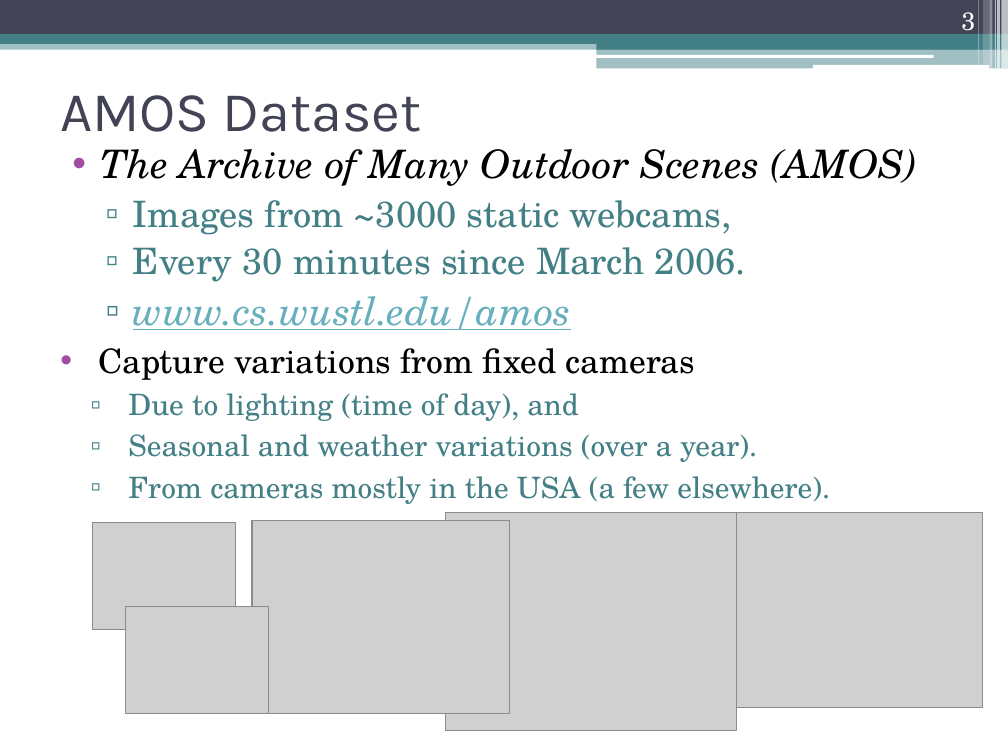
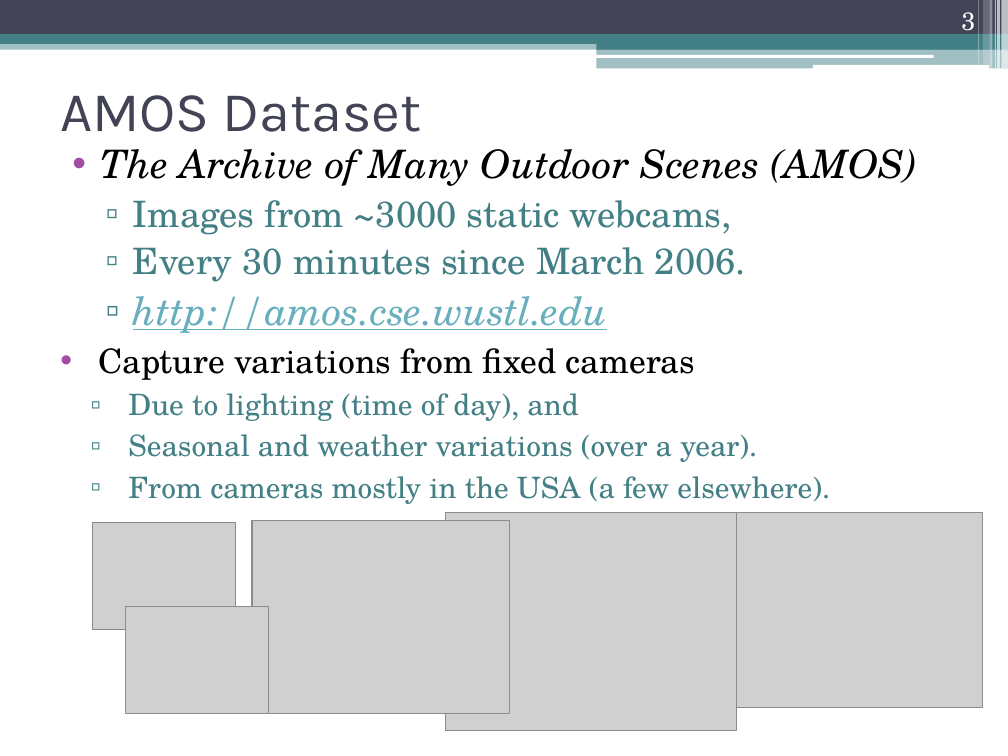
Before and after one commit to dyross/davidrossmastersproject, a slide deck: slide 3 of mastersProject/presentation/visualizationToolsForWebcams.pptx. Drawn at 1008x756 pixels with LibreOffice and Linux fonts; fonts in the diff are those of the drawing; grey boxes stand for pictures. Boxes give left, top, right and bottom in pixels: in the first picture for what was removed or moved away, otherwise in the second. Text is boxed around its words. In the diff, an @@ line names an element or a change of style, - is before the commit and + after.

```diff
--- a/mastersProject/presentation/visualizationToolsForWebcams.pptx
+++ b/mastersProject/presentation/visualizationToolsForWebcams.pptx
@@ text at bbox=[133, 296, 607, 333]: text changed @@
-  ▫ www.cs.wustl.edu/amos
+  ▫ http://amos.cse.wustl.edu
```
Also in this commit, not shown: 3 other slides changed, 14 slides added, 1 slide removed, 1 other file.
